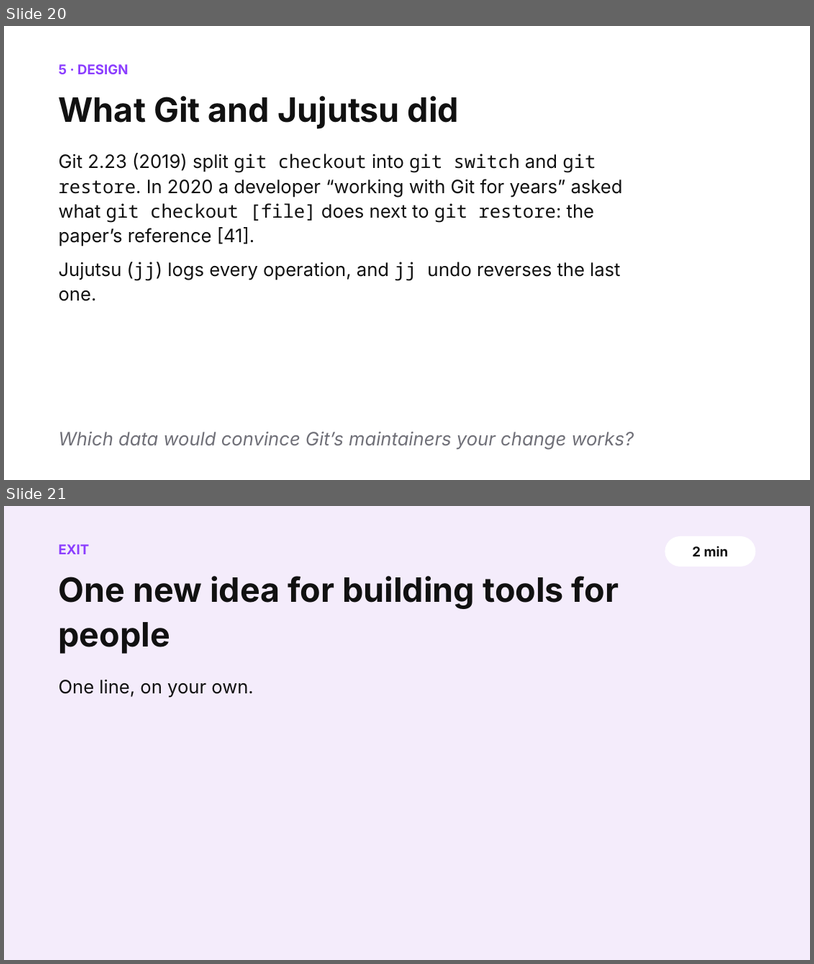
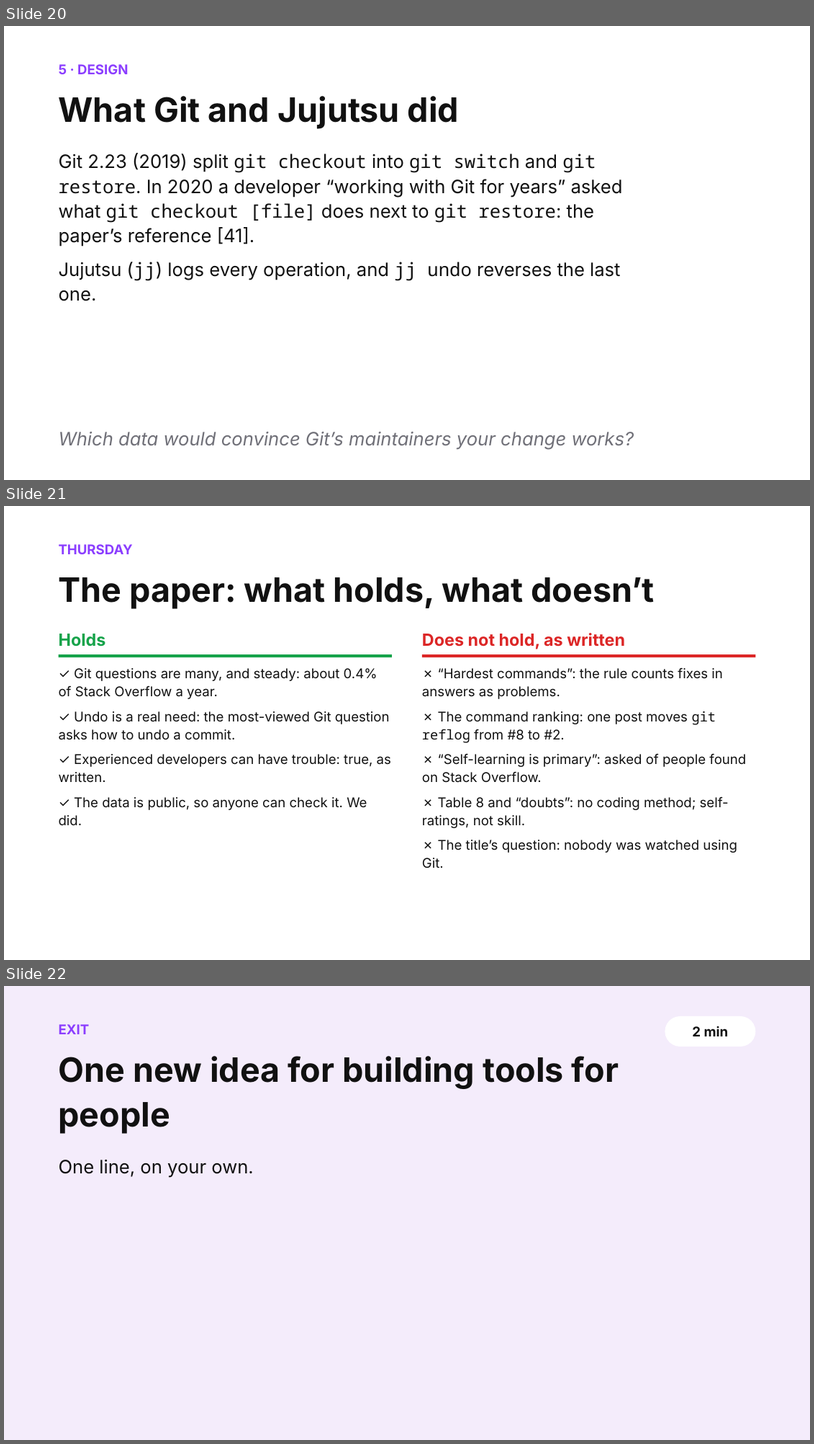
Before and after one commit to shubham3-ucb/cs294-pl, a slide deck: slides/thursday_app.pptx. Shown one above the other, each under a label of ours: slides 20 and 21 before the commit, slides 20, 21 and 22 after it. The pictures are 814x964 and 814x1444 pixels, drawn with LibreOffice and Linux fonts; fonts in the diff are those of the drawing. Boxes give left, top, right and bottom in pixels: in the first picture for what was removed or moved away, otherwise in the second. Text is boxed around its words. In the diff, an @@ line names an element or a change of style, - is before the commit and + after.

```diff
--- a/slides/thursday_app.pptx
+++ b/slides/thursday_app.pptx
@@ slide 21 added at bbox=[4, 506, 810, 960], background #FFFFFF @@
@@ text added at bbox=[59, 544, 133, 554], 16 pt, text #8B3DFF, bold @@
+THURSDAY
@@ text added at bbox=[59, 577, 655, 609], 40 pt, text #111111, bold @@
+The paper: what holds, what doesn’t
@@ text added at bbox=[59, 633, 106, 646], 20 pt, text #16A34A, bold @@
+Holds
@@ text added at bbox=[422, 633, 625, 649], 20 pt, text #DC2626, bold @@
+Does not hold, as written
@@ rectangle added at bbox=[59, 654, 392, 657], fill #16A34A @@
@@ rectangle added at bbox=[422, 654, 756, 657], fill #DC2626 @@
@@ text added at bbox=[59, 668, 391, 826], 16 pt, text #111111 @@
+✓ Git questions are many, and steady: about 0.4% of Stack Overflow a year.
+✓ Undo is a real need: the most-viewed Git question asks how to undo a commit.
+✓ Experienced developers can have trouble: true, as written.
+✓ The data is public, so anyone can check it. We did.
@@ text added at bbox=[422, 667, 746, 867], 16 pt, text #111111 @@
+✗ “Hardest commands”: the rule counts fixes in answers as problems.
+✗ The command ranking: one post moves git reflog from #8 to #2.
+✗ “Self-learning is primary”: asked of people found on Stack Overflow.
+✗ Table 8 and “doubts”: no coding method; self-ratings, not skill.
+✗ The title’s question: nobody was watched using Git.
@@ what was slide 21 is now slide 22 @@
```
Also in this commit, not shown: 2 slides changed, 10 other files.
